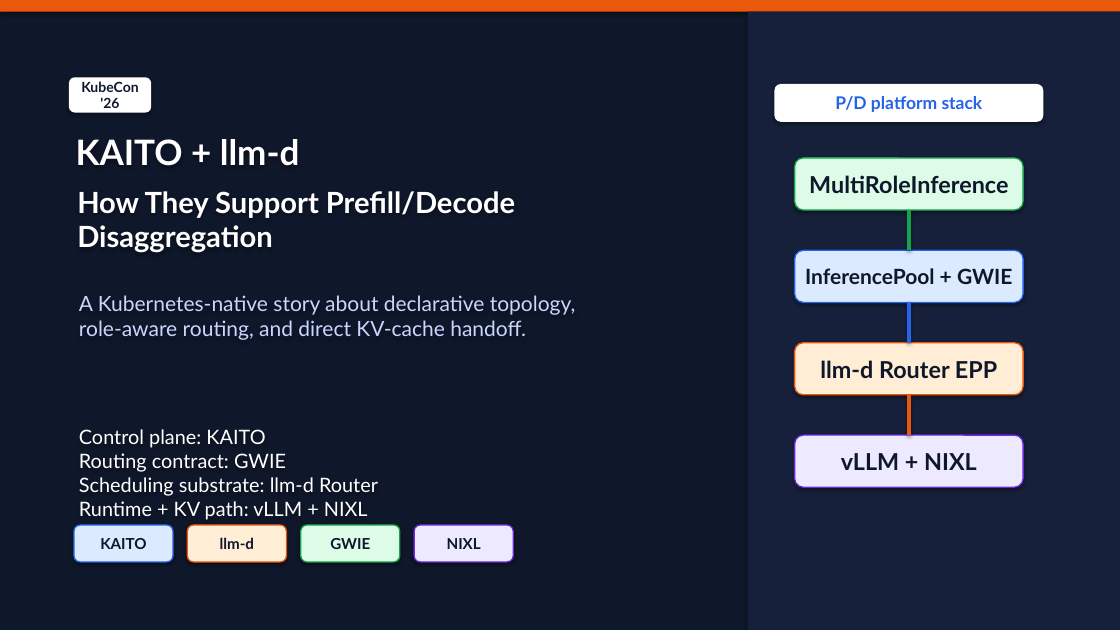
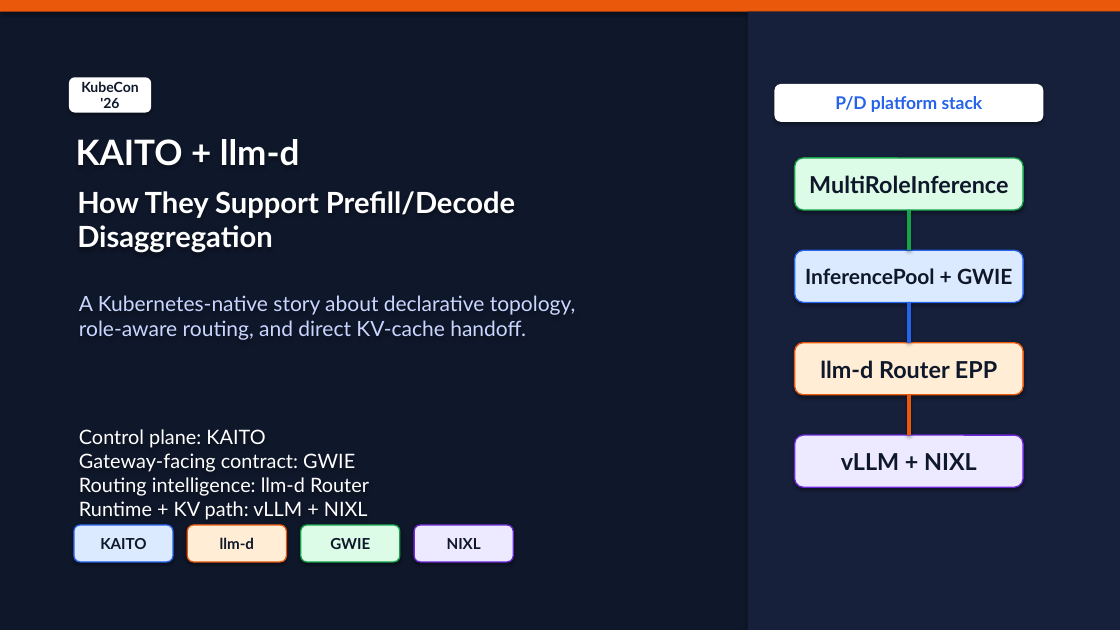
Before and after one commit to andyzhangx/demo, a slide deck: slide 1 of llm/kaito-llm-d-pd-slides.pptx. Drawn at 1120x630 pixels with LibreOffice and Linux fonts; fonts in the diff are those of the drawing. Boxes give left, top, right and bottom in pixels: in the first picture for what was removed or moved away, otherwise in the second. Text is boxed around its words. In the diff, an @@ line names an element or a change of style, - is before the commit and + after.

Commit message:
docs: clarify gwie vs llm-d routing roles

```diff
--- a/llm/kaito-llm-d-pd-slides.pptx
+++ b/llm/kaito-llm-d-pd-slides.pptx
@@ text at [79, 429, 369, 520]: text changed @@
-Control plane: KAITO
-Routing contract: GWIE
-Scheduling substrate: llm-d Router
-Runtime + KV path: vLLM + NIXL
+Control plane: KAITO
+Gateway-facing contract: GWIE
+Routing intelligence: llm-d Router
+Runtime + KV path: vLLM + NIXL
```
Also in this commit, not shown: 3 other slides changed, 3 other files.
